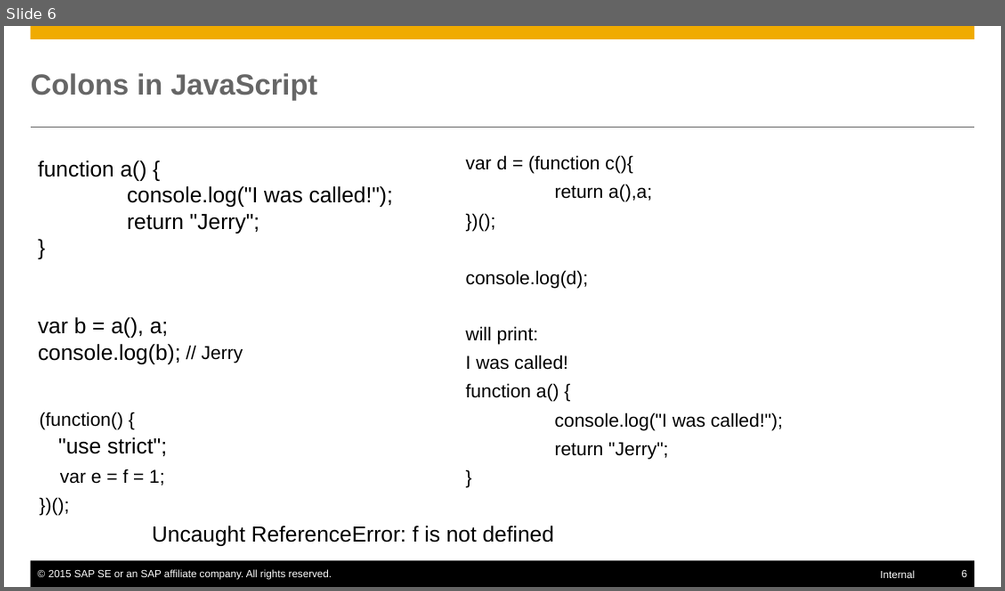
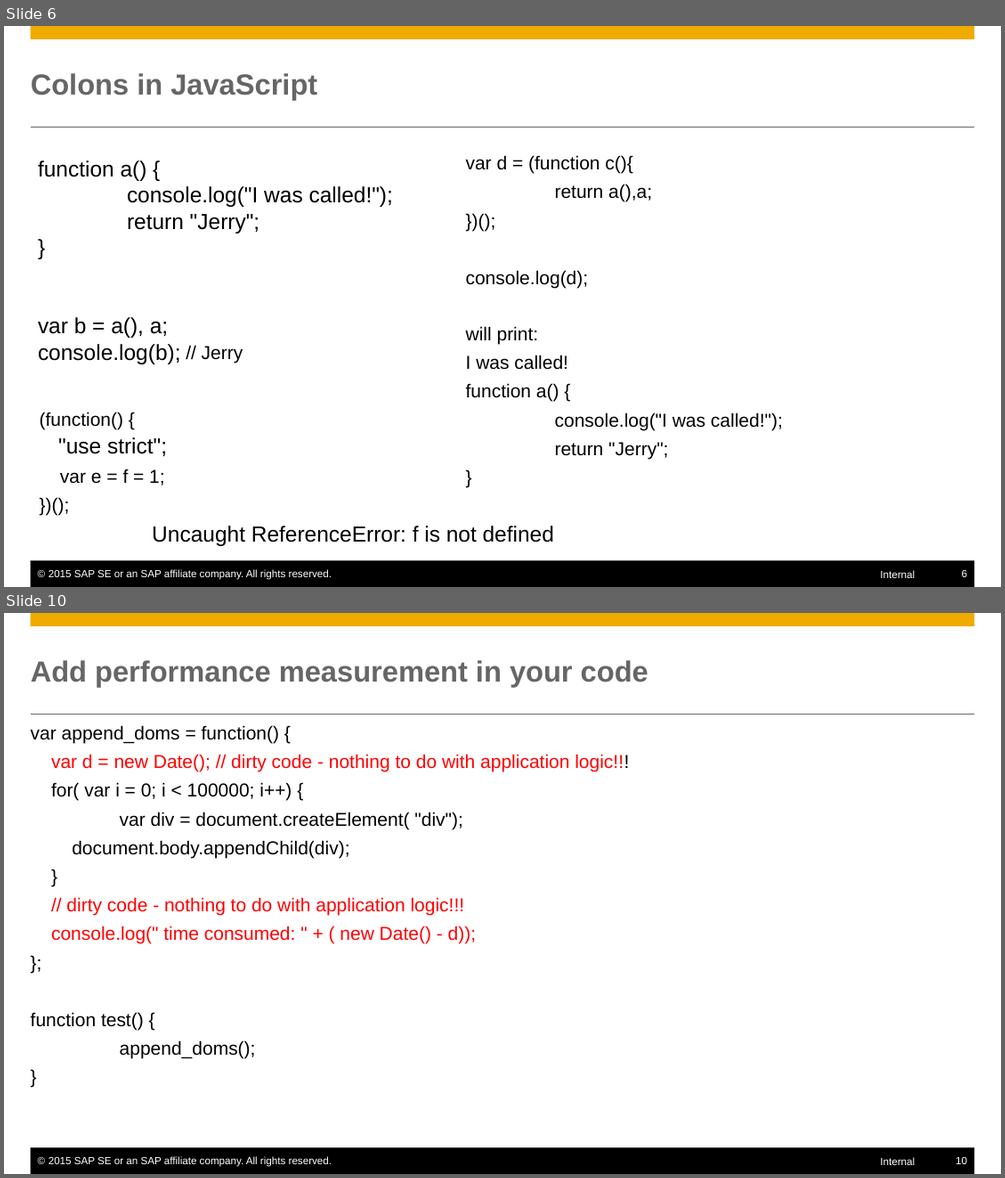
Before and after one commit to mxpang/jerryslide, a slide deck: 001_code_refact.pptx. Shown one above the other, each under a label of ours: slide 6 before the commit, slides 6 and 10 after it; the slides between them are not shown. The pictures are 1005x591 and 1005x1178 pixels, drawn with LibreOffice and Linux fonts; fonts in the diff are those of the drawing. Boxes give left, top, right and bottom in pixels: in the first picture for what was removed or moved away, otherwise in the second. Text is boxed around its words. In the diff, an @@ line names an element or a change of style, - is before the commit and + after.

```diff
--- a/001_code_refact.pptx
+++ b/001_code_refact.pptx
@@ slide 10 added at [4, 613, 1001, 1174], background #FFFFFF; not listed: 6 template elements that a slide beside it also shows @@
@@ title added at [31, 660, 648, 687], 28 pt, text #666666, bold @@
+Add performance measurement in your code
@@ text added at [31, 725, 629, 1059], 18 pt, text #000000 @@
+var append_doms = function() {
+var d = new Date(); // dirty code - nothing to do with application logic!!!
+for( var i = 0; i < 100000; i++) {
+var div = document.createElement( "div");
+document.body.appendChild(div);
+}
+// dirty code - nothing to do with application logic!!!
+console.log(" time consumed: " + ( new Date() - d));
+};
+function test() {
+append_doms();
+}
```
Also in this commit, not shown: 2 slides changed, 10 other slides added, 10 other files.
